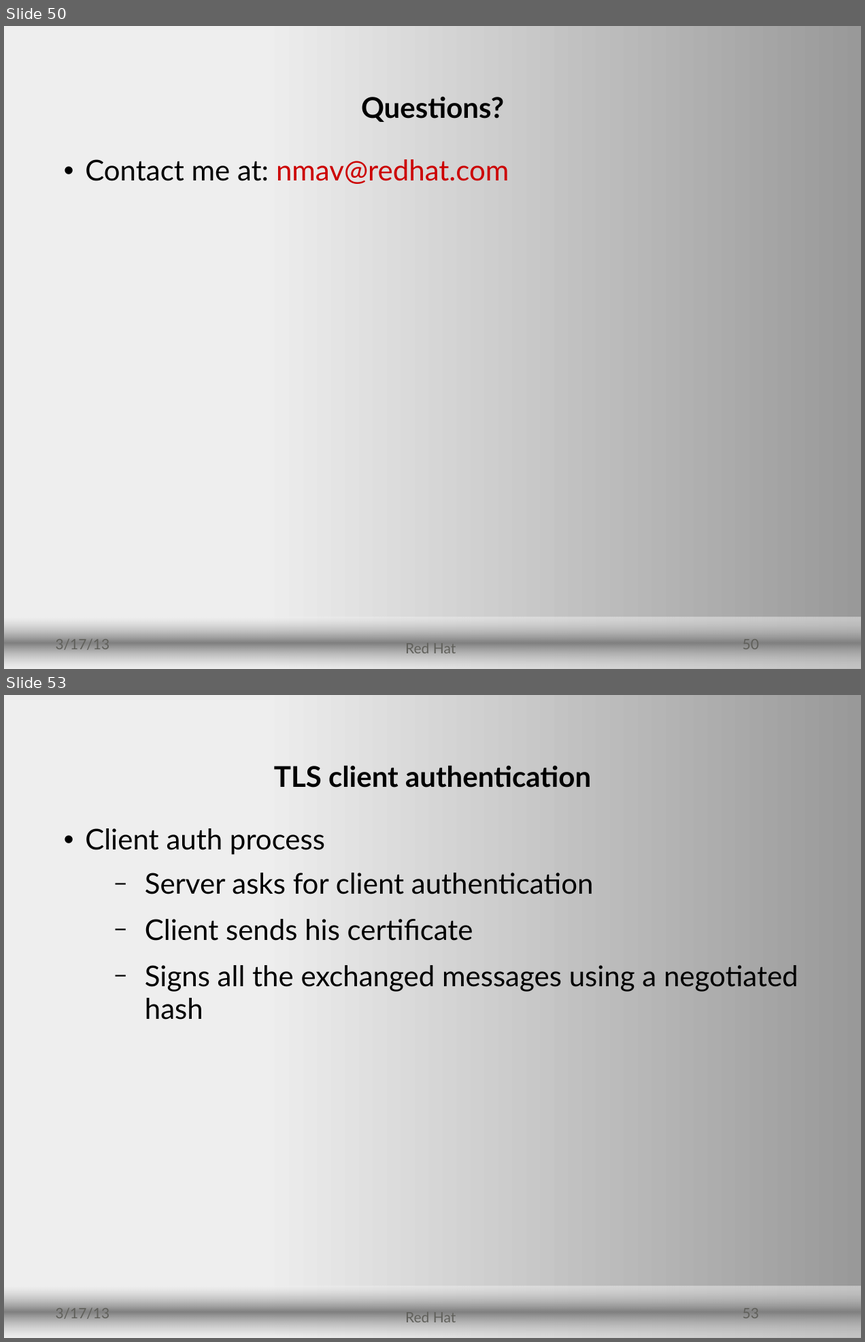
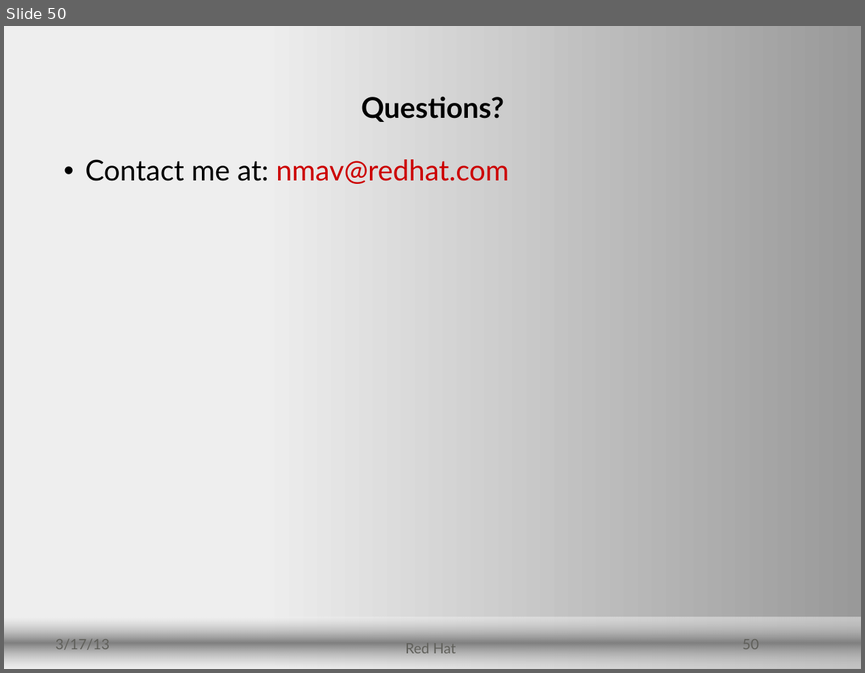
Before and after one commit to security-devroom/fosdem-2015, a slide deck: presentations/software-isolation-in-linux/software-isolation.odp. Shown one above the other, each under a label of ours: slides 50 and 53 before the commit, slide 50 after it; the slides between them are not shown. The pictures are 865x1342 and 865x673 pixels, drawn with LibreOffice and Linux fonts; fonts in the diff are those of the drawing; background and template pictures are left out. Boxes give left, top, right and bottom in pixels: in the first picture for what was removed or moved away, otherwise in the second. Text is boxed around its words. In the diff, an @@ line names an element or a change of style, - is before the commit and + after.

```diff
--- a/presentations/software-isolation-in-linux/software-isolation.odp
+++ b/presentations/software-isolation-in-linux/software-isolation.odp
@@ slide 53 removed at (4,695,861,1338), background gradient #EEEEEE to #999999; not listed: 1 template element that a slide beside it also shows @@
@@ title removed at (274,765,591,787) @@
-TLS client authentication
@@ text removed at (85,828,798,1019) @@
-• Client auth process
-  − Server asks for client authentication
-  − Client sends his certificate
-  − Signs all the exchanged messages using a negotiated hash
@@ text removed at (56,1308,110,1319) @@
-3/17/13
@@ text removed at (405,1312,456,1325) @@
-Red Hat
@@ page number removed at (742,1308,759,1318) @@
-53
```
Also in this commit, not shown: 54 other slides removed.
